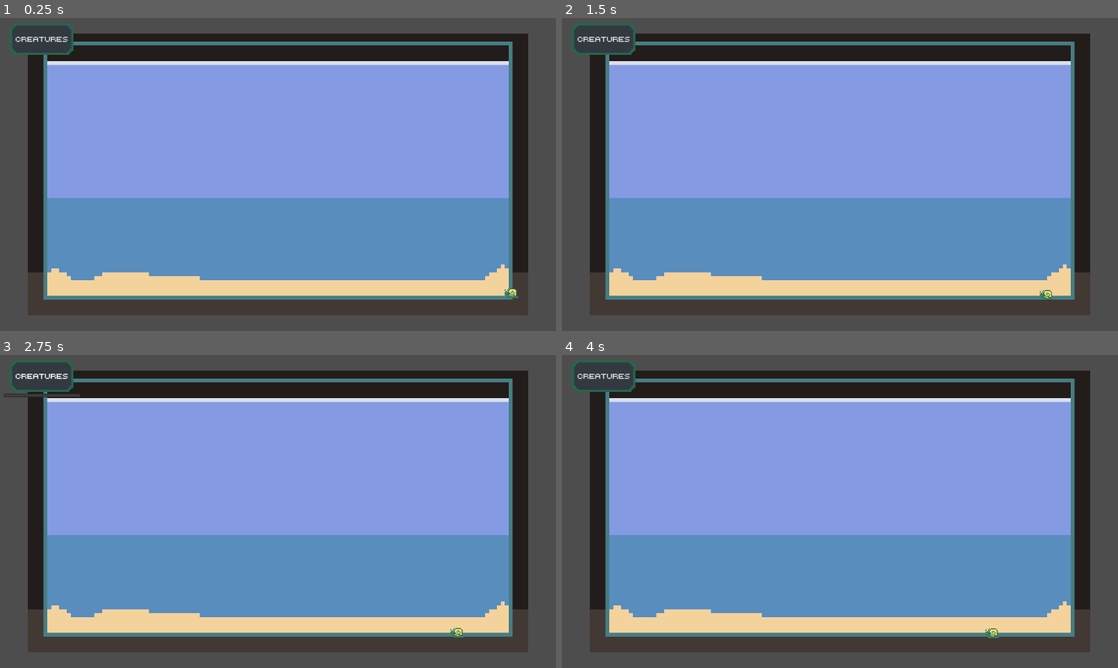
Above: before the commit, frames 1-4 (two rows, left to right).
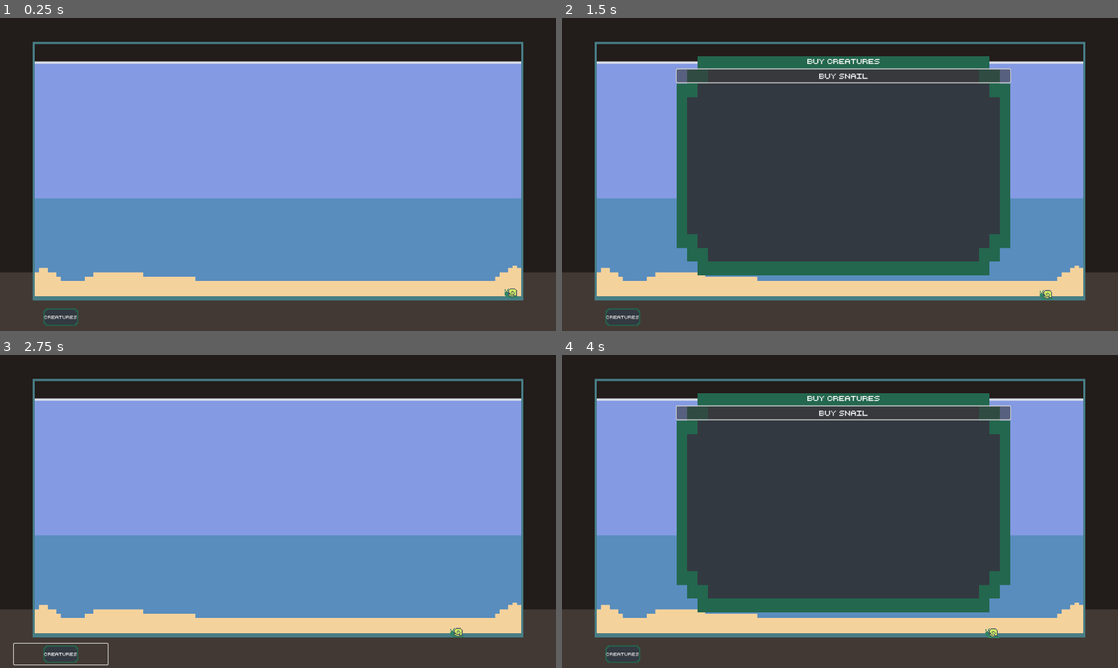
Above: after the commit, the same moments.

Repository: adrientremblay/ld56
Game: Godot game, scene res://scenes/game_screen.tscn
Two runs of this game, one before a commit and one after it. Both use one fixed random seed, a clock stepped at 60 frames per second and the inputs below.
Inputs (mouse positions are in pixels of both pictures, inside the frame that each line leads up to):
- Up to frame 1 (0.25 s): no input
- Up to frame 2 (1.5 s): click "Creatures" at 0.5 s; click (845, 74) at 1.25 s, where only the run after the commit has a clickable "buy snail"
- Up to frame 3 (2.75 s): click "Creatures" at 2 s
- Up to frame 4 (4 s): click "Creatures" at 2.75 s; click (845, 411) at 3.5 s, where only the run after the commit has a clickable "buy snail"

The runs differ from the first frame. In frame 1, 26% of the frame differs, in the area x 0-100%, y 0-100%; in frame 2, 67%; in frame 3, 26%; in frame 4, 67%.

Commit message:
Creature menu toggles creature buy window

Diff:
--- /dev/null
+++ b/scenes/UI.gd
@@ -0,0 +1,9 @@
+extends Control
+
+@onready var creature_menu: PanelContainer = $CreatureMenu
+
+func _ready() -> void:
+	creature_menu.visible = false
+
+func _on_creature_button_pressed() -> void:
+	creature_menu.visible = !creature_menu.visible
--- /dev/null
+++ b/scenes/game_screen.gd
@@ -0,0 +1,5 @@
+extends Node2D
+
+
+func _on_buy_snail_pressed() -> void:
+	pass # Replace with function body.
--- a/scenes/game_screen.tscn
+++ b/scenes/game_screen.tscn
@@ -1,9 +1,11 @@
-[gd_scene load_steps=7 format=3 uid="uid://bafqsokbf17by"]
+[gd_scene load_steps=9 format=3 uid="uid://bafqsokbf17by"]
 
+[ext_resource type="Script" path="res://scenes/game_screen.gd" id="1_ka8qc"]
 [ext_resource type="Texture2D" uid="uid://cyd001a7skpcg" path="res://assets/art/aquarium.png" id="1_sqbh1"]
 [ext_resource type="PackedScene" uid="uid://bv7787vivgr0t" path="res://scenes/land_creature.tscn" id="2_nfyws"]
-[ext_resource type="FontFile" uid="uid://by24cqyfhmq4a" path="res://assets/fonts/retro_computer_personal_use.ttf" id="3_f3mg3"]
 [ext_resource type="Texture2D" uid="uid://bp5rwrmhykj1k" path="res://assets/art/button_icon.png" id="4_1hhem"]
+[ext_resource type="Theme" uid="uid://c2g25n7qed5wq" path="res://ui_theme.tres" id="4_gs2f0"]
+[ext_resource type="Script" path="res://scenes/UI.gd" id="4_sfu83"]
 
 [sub_resource type="NavigationPolygon" id="NavigationPolygon_w865j"]
 vertices = PackedVector2Array(176, 621, 175, 620, 305, 615, 1165, 632, 1218, 602, 1221, 659, 56, 657, 444, 635, 118, 637, 56, 610)
@@ -11,14 +13,14 @@
 outlines = Array[PackedVector2Array]([PackedVector2Array(47, 595, 46, 667, 1232, 670, 1228, 586, 1162, 622, 445, 625, 306, 605, 173, 611, 119, 626)])
 source_geometry_group_name = &"navigation_polygon_source_group"
 
-[sub_resource type="Theme" id="Theme_l0333"]
-default_font = ExtResource("3_f3mg3")
+[sub_resource type="CanvasItemMaterial" id="CanvasItemMaterial_r6l3h"]
 
 [node name="GameScreen" type="Node2D"]
+script = ExtResource("1_ka8qc")
 
 [node name="AquariumBackdrop" type="Sprite2D" parent="."]
 position = Vector2(640, 360)
-scale = Vector2(9, 9)
+scale = Vector2(5, 5)
 texture = ExtResource("1_sqbh1")
 
 [node name="NavigationRegion2D" type="NavigationRegion2D" parent="."]
@@ -27,23 +29,56 @@
 [node name="Node2D" parent="NavigationRegion2D" instance=ExtResource("2_nfyws")]
 position = Vector2(1189, 625)
 
-[node name="Node2D" type="Node2D" parent="."]
-position = Vector2(1206, 629)
-
 [node name="UI" type="Control" parent="."]
 layout_mode = 3
-anchors_preset = 0
-offset_right = 40.0
-offset_bottom = 40.0
+anchors_preset = 15
+anchor_right = 1.0
+anchor_bottom = 1.0
+grow_horizontal = 2
+grow_vertical = 2
+script = ExtResource("4_sfu83")
 
-[node name="MenuButton" type="MenuButton" parent="UI"]
+[node name="CreatureButton" type="Button" parent="UI"]
 layout_mode = 0
-offset_left = 8.0
-offset_top = 8.0
-offset_right = 184.0
-offset_bottom = 89.0
-theme = SubResource("Theme_l0333")
+offset_left = 32.0
+offset_top = 664.0
+offset_right = 248.0
+offset_bottom = 712.0
+theme = ExtResource("4_gs2f0")
+theme_override_font_sizes/font_size = 10
 text = "Creatures"
 icon = ExtResource("4_1hhem")
+flat = true
 icon_alignment = 1
 expand_icon = true
+
+[node name="CreatureMenu" type="PanelContainer" parent="UI"]
+layout_mode = 0
+offset_left = 264.0
+offset_top = 88.0
+offset_right = 1032.0
+offset_bottom = 592.0
+theme = ExtResource("4_gs2f0")
+
+[node name="BoxContainer" type="BoxContainer" parent="UI/CreatureMenu"]
+material = SubResource("CanvasItemMaterial_r6l3h")
+layout_mode = 2
+vertical = true
+
+[node name="Label" type="Label" parent="UI/CreatureMenu/BoxContainer"]
+layout_mode = 2
+text = "Buy Creatures"
+horizontal_alignment = 1
+
+[node name="ScrollContainer" type="ScrollContainer" parent="UI/CreatureMenu/BoxContainer"]
+layout_mode = 2
+horizontal_scroll_mode = 0
+vertical_scroll_mode = 2
+
+[node name="BuySnail" type="Button" parent="UI/CreatureMenu/BoxContainer"]
+layout_mode = 2
+theme = ExtResource("4_gs2f0")
+text = "buy snail"
+
+[connection signal="pressed" from="UI/CreatureButton" to="UI" method="_on_creature_button_pressed"]
+[connection signal="pressed" from="UI/CreatureMenu/BoxContainer/BuySnail" to="." method="_on_buy_snail_pressed"]
--- /dev/null
+++ b/ui_theme.tres
@@ -0,0 +1,12 @@
+[gd_resource type="Theme" load_steps=4 format=3 uid="uid://c2g25n7qed5wq"]
+
+[ext_resource type="Texture2D" uid="uid://bp5rwrmhykj1k" path="res://assets/art/button_icon.png" id="1_l6u1x"]
+[ext_resource type="FontFile" uid="uid://by24cqyfhmq4a" path="res://assets/fonts/retro_computer_personal_use.ttf" id="2_jhybk"]
+
+[sub_resource type="StyleBoxTexture" id="StyleBoxTexture_fwgit"]
+texture = ExtResource("1_l6u1x")
+
+[resource]
+default_font = ExtResource("2_jhybk")
+Panel/styles/panel = null
+PanelContainer/styles/panel = SubResource("StyleBoxTexture_fwgit")
Binary file changed: assets/art/aquarium.png
